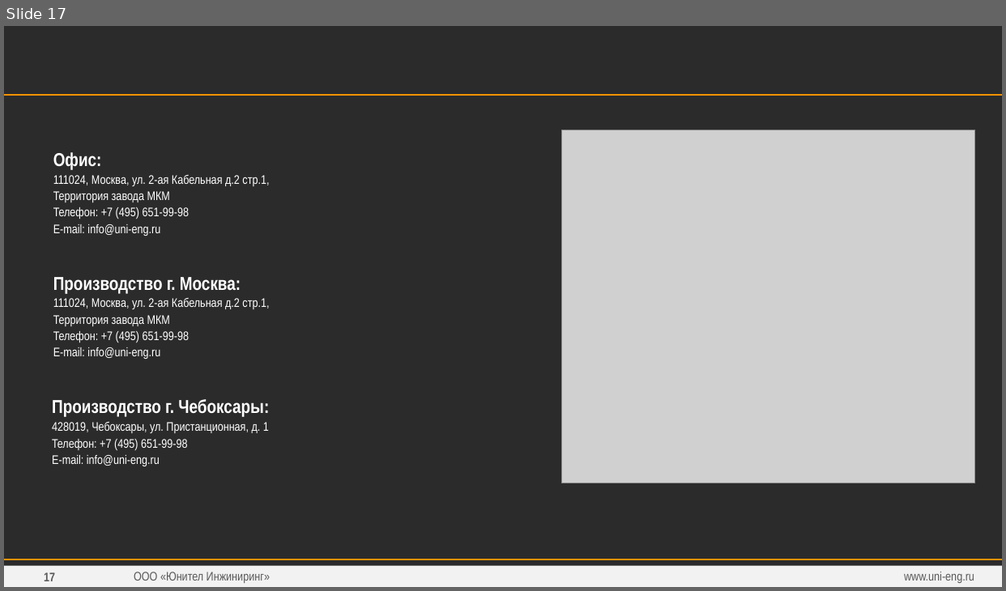
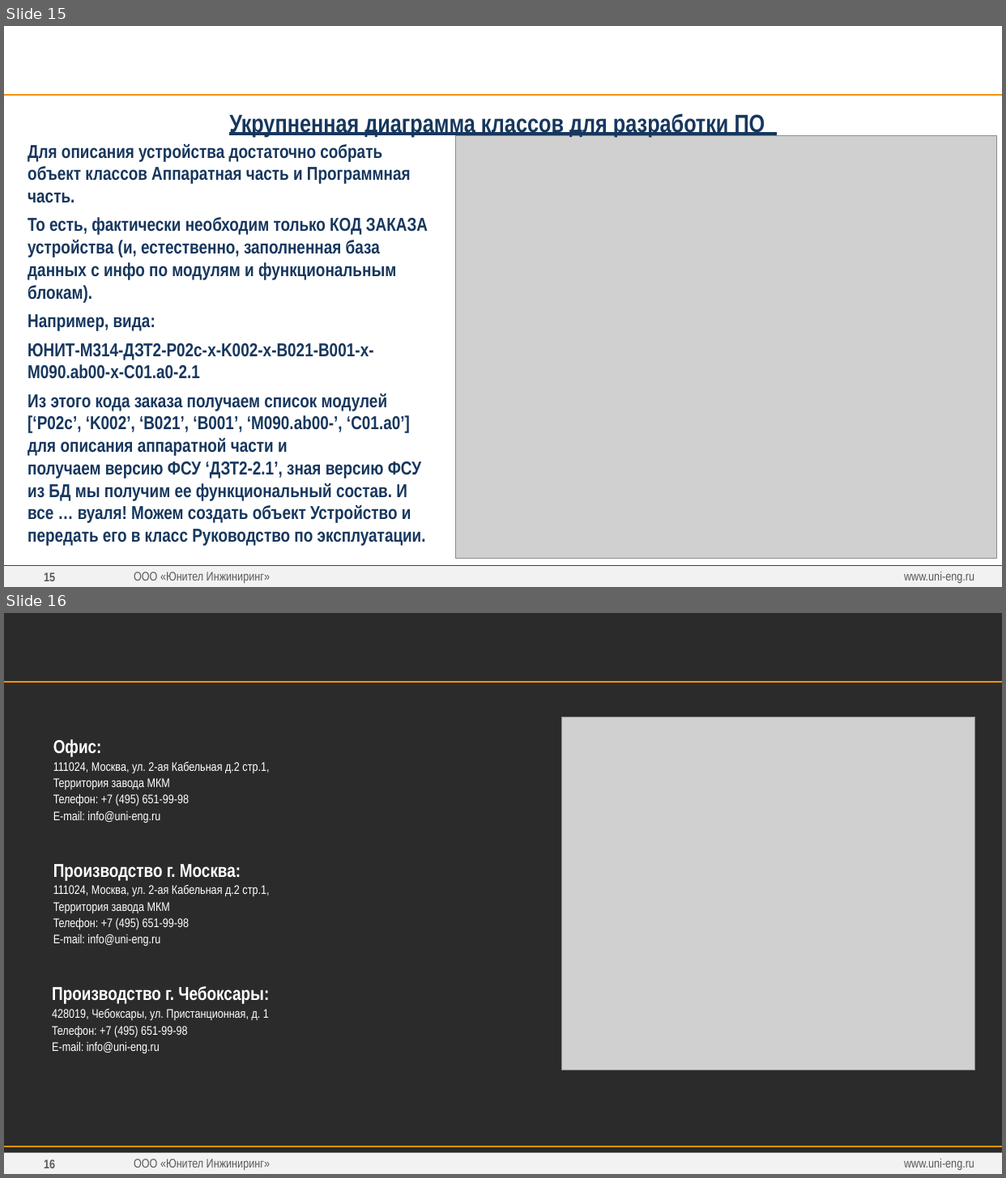
Before and after one commit to greglu1976/ProjectOmni, a slide deck: Презентация/Презентация.pptx. Shown one above the other, each under a label of ours: slide 17 before the commit, slides 15 and 16 after it. The pictures are 1006x591 and 1006x1178 pixels, drawn with LibreOffice and Linux fonts; fonts in the diff are those of the drawing; grey boxes stand for pictures; background and template pictures are left out; a plain dark background stands for a picture behind light text. Boxes give left, top, right and bottom in pixels: in the first picture for what was removed or moved away, otherwise in the second. Text is boxed around its words. In the diff, an @@ line names an element or a change of style, - is before the commit and + after.

```diff
--- a/Презентация/Презентация.pptx
+++ b/Презентация/Презентация.pptx
@@ slide 15 added at (4, 26, 1002, 587), background #FFFFFF; not listed: 4 template elements that a slide beside it also shows @@
@@ text added at (4, 41, 779, 77), 20 pt, text #FFFFFF, bold @@
+ПРЕДЛАГАЕМАЯ КОНЦЕПЦИЯ МОДЕЛИ УСТРОЙСТВА ДЛЯ ДАЛЬНЕЙШЕЙ РАЗРАБОТКИ
@@ text added at (229, 112, 765, 137), 24 pt, text #17375E, bold, underline @@
+Укрупненная диаграмма классов для разработки ПО
@@ text added at (27, 143, 428, 546), 18 pt, text #17375E, bold @@
+Для описания устройства достаточно собрать объект классов Аппаратная часть и Программная часть.
+То есть, фактически необходим только КОД ЗАКАЗА устройства (и, естественно, заполненная база данных с инфо по модулям и функциональным блокам).
+Например, вида:
+ЮНИТ-М314-ДЗТ2-Р02с-x-K002-х-B021-B001-х-М090.ab00-х-С01.a0-2.1
+Из этого кода заказа получаем список модулей [‘Р02с’, ‘K002’, ‘B021’, ‘В001’, ‘М090.ab00-’, ‘С01.a0’] для описания аппаратной части и
+получаем версию ФСУ ‘ДЗТ2-2.1’, зная версию ФСУ из БД мы получим ее функциональный состав. И все … вуаля! Можем создать объект Устройство и передать его в класс Руководство по эксплуатации.
@@ picture added at (456, 136, 997, 559) @@
@@ line added from (4, 565) to (1002, 565), #234672 1 pt @@
@@ text added at (904, 572, 974, 583), 12 pt, text #595959 @@
+www.uni-eng.ru
@@ what was slide 17 is now slide 16 @@
@@ page number at (44, 1160, 55, 1169): text changed @@
-17
+16
```
Also in this commit, not shown: 2 slides changed, 2 slides removed, 5 other files.
